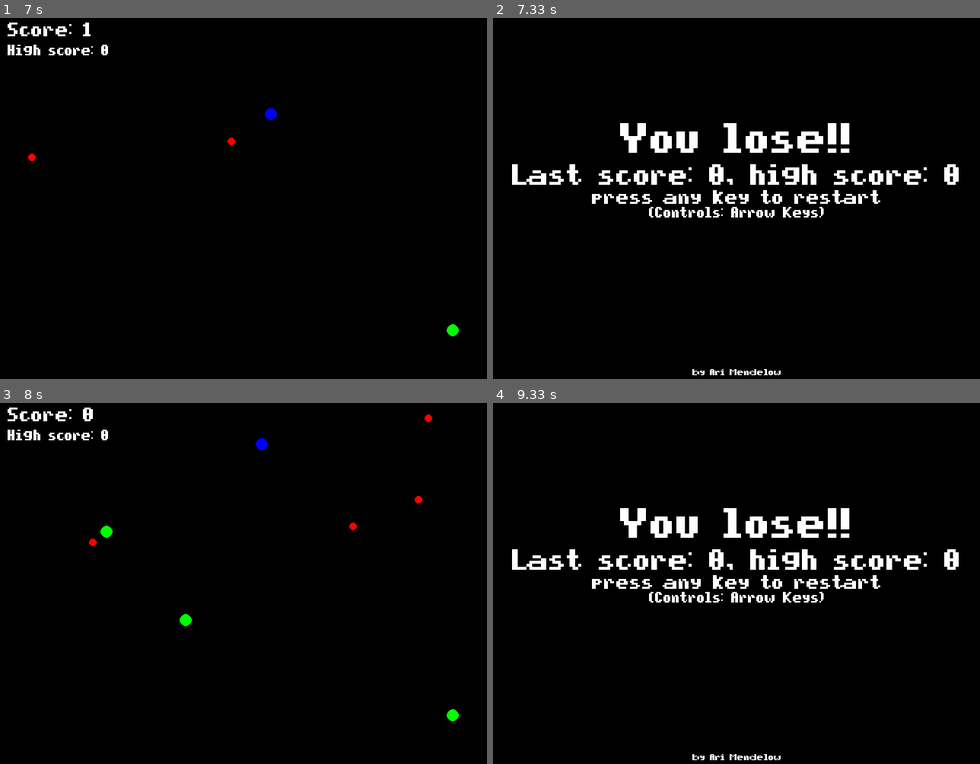
Above: before the commit, frames 1-4 (two rows, left to right).
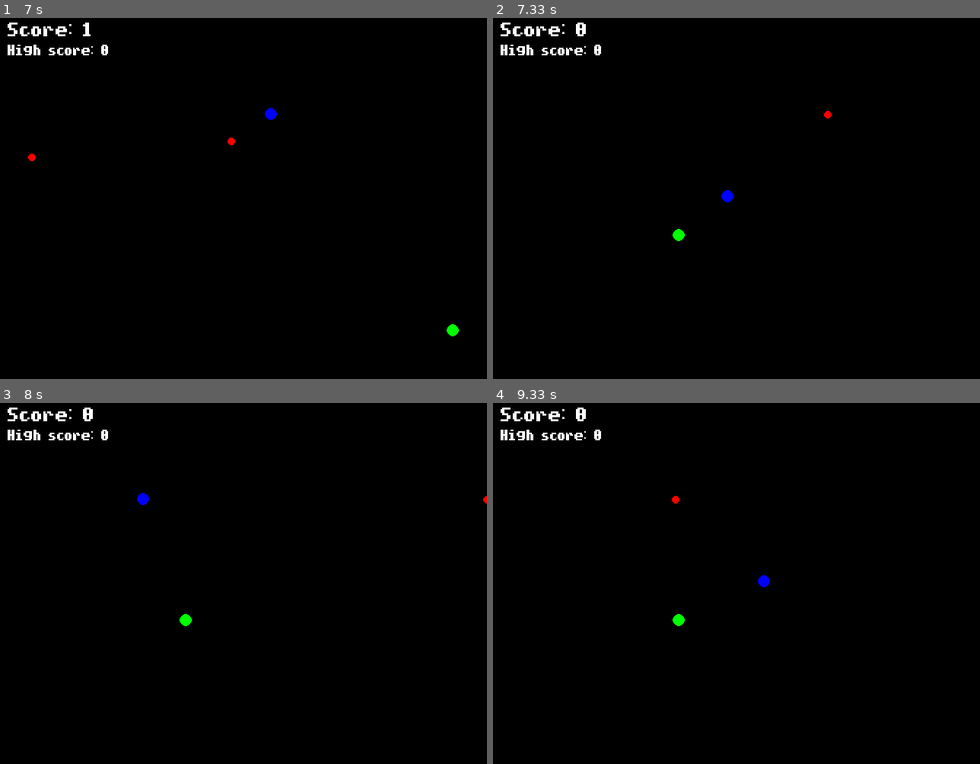
Above: after the commit, the same moments.

Repository: arimendelow/python_games
Game: pygame game, started from eskiv/eskiv.py
Two runs of this game, one before a commit and one after it. Both use one fixed random seed, a clock stepped at 60 frames per second and the inputs below.
Inputs:
- Up to frame 1 (7 s): hold Right 0.33-0.8 s; hold Up 0.83-1.18 s; hold Right 1.22-1.68 s; hold Left 1.72-2.25 s; hold Down 2.28-2.58 s; hold Left 2.62-3.02 s; hold Up 3.05-3.42 s; hold Right 3.45-4.08 s; hold Down 4.12-4.48 s; hold Left 4.52-4.98 s; hold Right 5.02-5.48 s; hold Up 5.52-5.82 s; hold Right 5.85-6.32 s; hold Left 6.35-6.88 s; hold Down from 6.92 s (still down)
- Up to frame 2 (7.33 s): release Down at 7.22 s; hold Left from 7.25 s (still down)
- Up to frame 3 (8 s): release Left at 7.65 s; hold Up from 7.68 s (still down)
- Up to frame 4 (9.33 s): release Up at 8.05 s; hold Right 8.08-8.72 s; hold Down 8.75-9.12 s; hold Left from 9.15 s (still down)

Frame 1 is identical in both runs. In frame 2, 5.6% of the frame differs, in the area x 1-96%, y 1-99%; in frame 3, 0.4%; in frame 4, 5.6%.

Commit message:
Fix game reset

Diff:
--- a/eskiv/eskiv.py
+++ b/eskiv/eskiv.py
@@ -49,6 +49,11 @@
 UP = 1
 RIGHT = 2
 DOWN = 3
+
+# Global variables
+player = object
+objs = []
+obsts = []
 
 # For displaying text
 def displayTextCenterAlign(fontSize, text, x, y, color = textColor):
@@ -97,8 +102,9 @@
 	pygame.display.update()
 
 def waitForStart():
-	global snake
-	global foods
+	global player
+	global objs
+	global obsts
 	global score
 	waiting = True
 	while waiting:
@@ -107,8 +113,10 @@
 				pygame.quit()
 				exit()
 			if event.type == pygame.KEYUP:
-				snake = []
-				foods = []
+				# Spawn in the middle of the screen
+				player = circle(playerRad, screenWidth // 2, screenHeight // 2, playerColor, playerVel)
+				objs = []
+				obsts = []
 				score = 0
 				playGame()
 				gameOver()
@@ -134,11 +142,6 @@
 	waitForStart()
 
 # ------------------ Main loop ------------------
-
-# Spawn in the middle of the screen
-player = circle(playerRad, screenWidth // 2, screenHeight // 2, playerColor, playerVel)
-objs = []
-obsts = []
 
 def playGame():
 	# Make the characters
